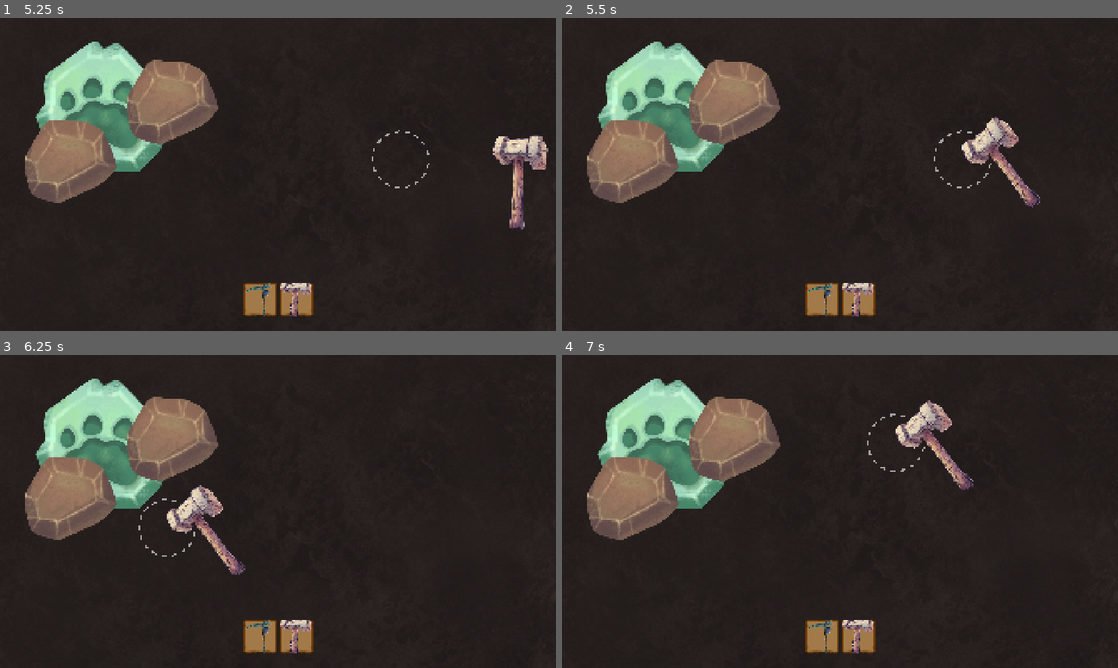
Above: before the commit, frames 1-4 (two rows, left to right).
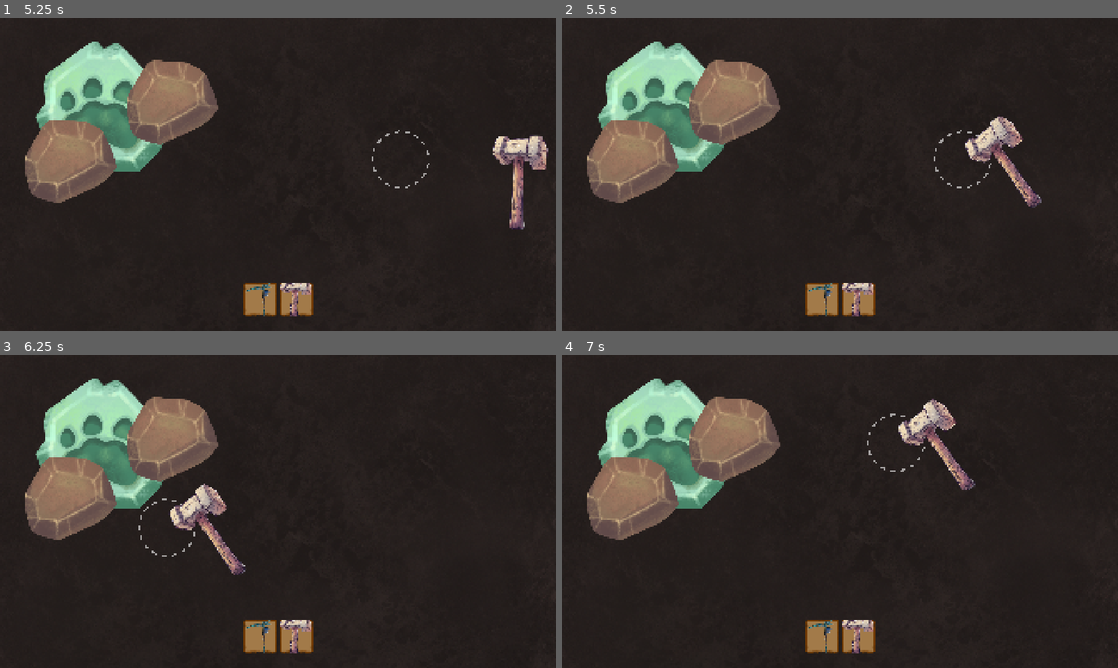
Above: after the commit, the same moments.

Repository: SirLich/fossil-fanatic
Game: Godot game, scene res://game.tscn
The game is run twice, just before and just after one commit, with the same random seed, the same clock (stepped at 60 frames per second) and the same inputs.
Inputs (mouse positions are in pixels of both pictures, inside the frame that each line leads up to):
- Up to frame 1 (5.25 s): click (261, 299) at 0.5 s; click (294, 299) at 1.25 s; click (261, 299) at 2 s; click (294, 299) at 2.75 s; click (261, 299) at 3.5 s; click (294, 299) at 4.25 s; tap Enter at 5 s; move the mouse to (400, 158) at 5.02 s; click (400, 158) at 5.1 s
- Up to frame 2 (5.5 s): no input
- Up to frame 3 (6.25 s): move the mouse to (166, 527) at 5.77 s; click (166, 527) at 5.85 s
- Up to frame 4 (7 s): move the mouse to (895, 442) at 6.52 s; click (895, 442) at 6.6 s

Frame 1 is identical in both runs. In frame 2, 1.1% of the frame differs, in the area x 71-87%, y 31-61%; in frame 3, 1.1%; in frame 4, 1.1%, in the area x 60-75%, y 14-44%.

Commit message:
Adjust animation

Diff:
--- a/game.gd
+++ b/game.gd
@@ -16,6 +16,7 @@
 	Bus.play_same_level()
 
 func play_level(level):
+	hud.visible = true
 	var new_level = level.instantiate()
 	add_child(new_level)
 	start_time = Time.get_ticks_msec()
--- a/levels/level_1.tscn
+++ b/levels/level_1.tscn
@@ -10,7 +10,9 @@
 texture = ExtResource("1_bt44k")
 centered = false
 
-[node name="Fossil" parent="." instance=ExtResource("2_kx6l7")]
+[node name="Node2D" type="Node2D" parent="."]
+
+[node name="Fossil" parent="Node2D" instance=ExtResource("2_kx6l7")]
 position = Vector2(365, 305)
 
 [node name="Level3" parent="." instance=ExtResource("3_n46q3")]
--- a/scenes/hammer/hammer.tscn
+++ b/scenes/hammer/hammer.tscn
@@ -53,7 +53,7 @@
 tracks/0/interp = 1
 tracks/0/loop_wrap = true
 tracks/0/keys = {
-"times": PackedFloat32Array(0, 0.0666667, 0.6),
+"times": PackedFloat32Array(0, 0.0333333, 0.6),
 "transitions": PackedFloat32Array(1, 1, 1),
 "update": 0,
 "values": [0.0, -0.892378, 0.0]
@@ -65,7 +65,7 @@
 tracks/1/interp = 1
 tracks/1/loop_wrap = true
 tracks/1/keys = {
-"times": PackedFloat32Array(0, 0.0639357, 0.6),
+"times": PackedFloat32Array(0, 0.0306023, 0.6),
 "transitions": PackedFloat32Array(1, 1, 1),
 "update": 0,
 "values": [Vector2(15, 7), Vector2(11, 7), Vector2(15, 7)]
@@ -77,7 +77,7 @@
 tracks/2/interp = 1
 tracks/2/loop_wrap = true
 tracks/2/keys = {
-"times": PackedFloat32Array(0.0666667),
+"times": PackedFloat32Array(0.0333333),
 "transitions": PackedFloat32Array(1),
 "values": [{
 "args": [],
@@ -98,7 +98,7 @@
 }],
 "times": PackedFloat32Array(0)
 }
-tracks/3/use_blend = true
+tracks/3/use_blend = false
 
 [sub_resource type="AnimationLibrary" id="AnimationLibrary_nqvee"]
 _data = {
--- a/scenes/rock/rock_1.tscn
+++ b/scenes/rock/rock_1.tscn
@@ -22,6 +22,7 @@
 shader_parameter/inside = false
 shader_parameter/add_margins = true
 shader_parameter/enabled = true
+shader_parameter/modulate = Color(1, 1, 1, 1)
 
 [sub_resource type="SpriteFrames" id="SpriteFrames_co78t"]
 animations = [{
